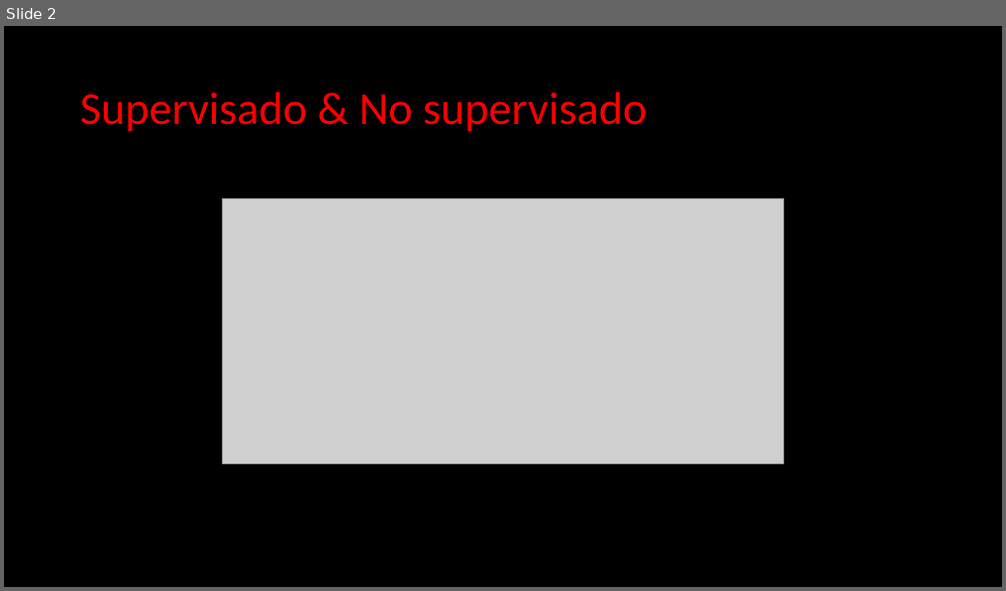
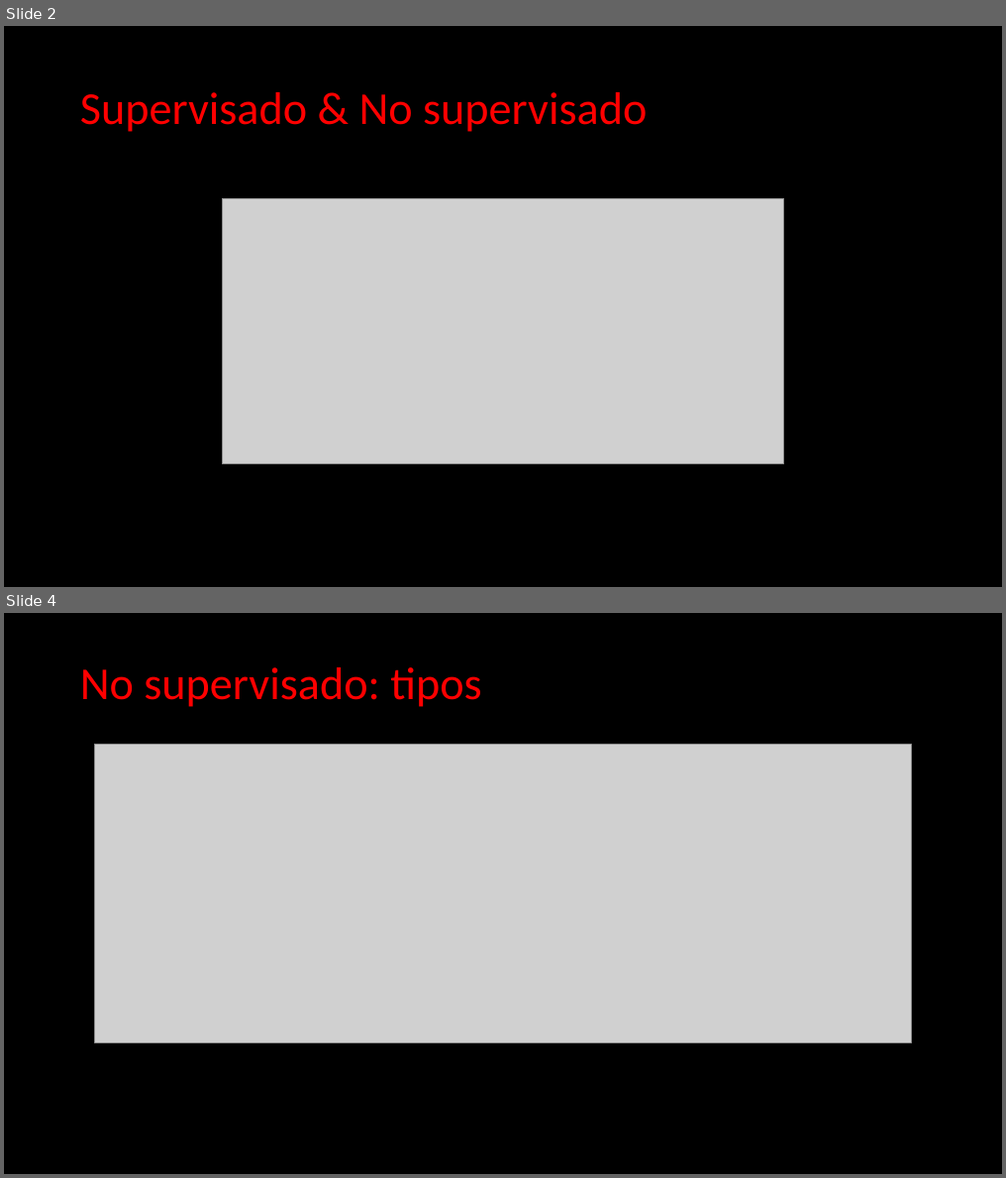
Before and after one commit to Clapiniella/data_science_jun_2020, a slide deck: week10/day4/theory/Machine Learning - Unsupervised Learning.pptx. Shown one above the other, each under a label of ours: slide 2 before the commit, slides 2 and 4 after it; the slides between them are not shown. The pictures are 1006x591 and 1006x1178 pixels, drawn with LibreOffice and Linux fonts; fonts in the diff are those of the drawing; grey boxes stand for pictures. Boxes give left, top, right and bottom in pixels: in the first picture for what was removed or moved away, otherwise in the second. Text is boxed around its words. In the diff, an @@ line names an element or a change of style, - is before the commit and + after.

```diff
--- a/week10/day4/theory/Machine Learning - Unsupervised Learning.pptx
+++ b/week10/day4/theory/Machine Learning - Unsupervised Learning.pptx
@@ slide 4 added at (4, 613, 1002, 1174), background #000000 @@
@@ title added at (80, 667, 481, 707), 44 pt, text #FF0000 @@
+No supervisado: tipos
@@ picture added at (94, 744, 912, 1044) @@
```
Also in this commit, not shown: 9 other slides added, 10 slides removed, 2 other files.
